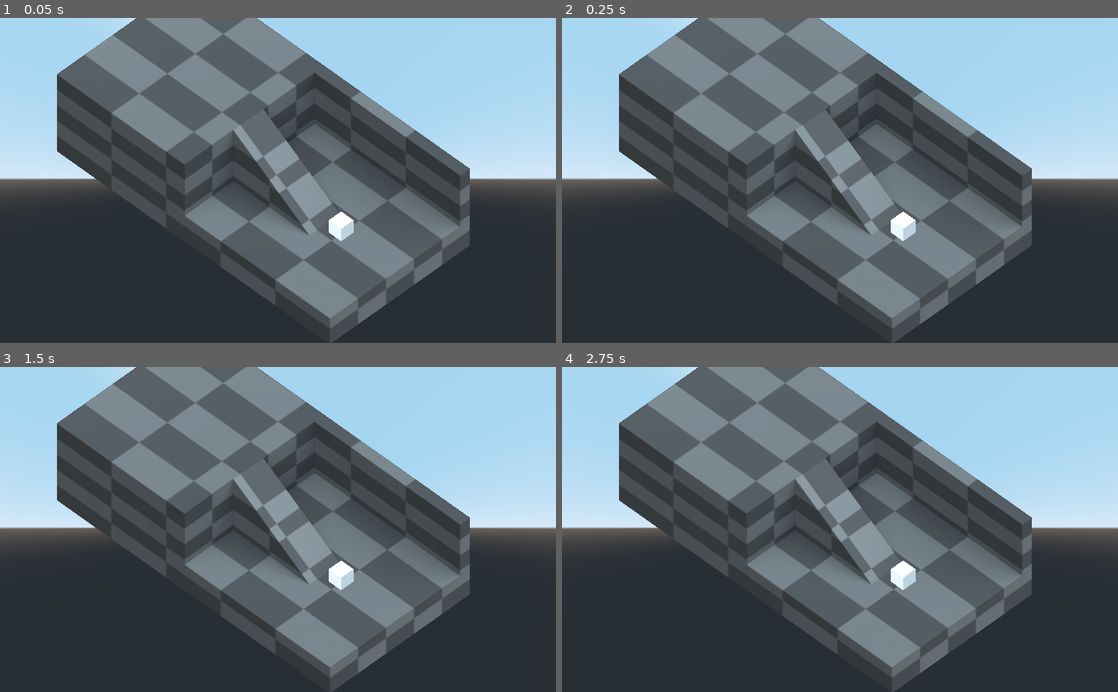
Above: before the commit, frames 1-4 (two rows, left to right).
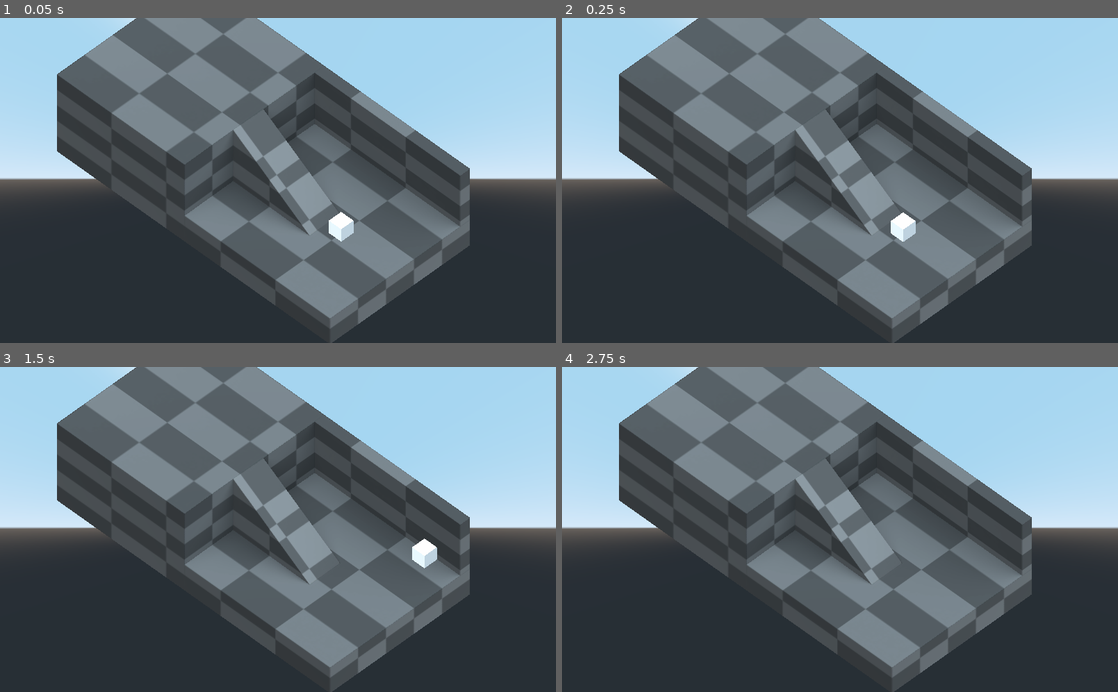
Above: after the commit, the same moments.

Repository: lu-chie/CrimsonBubbles
Game: Godot game, scene res://Cenas/Cena-Teste.tscn
Same seed, same stepped clock (60 frames per second), same inputs: the game is played once before the commit and once after it.
Inputs:
- Up to frame 1 (0.05 s): no input
- Up to frame 2 (0.25 s): no input
- Up to frame 3 (1.5 s): tap Enter at 0.5 s; hold Right (ui_right) 0.53-1.28 s; hold Down (ui_down) from 1.28 s (still down)
- Up to frame 4 (2.75 s): release Down (ui_down) at 2.03 s; hold Right (ui_right) from 2.03 s (still down)

The runs differ from the first frame. In frame 1, less than 0.1% of the frame differs, in the area x 59-64%, y 59-69%; in frame 2, less than 0.1%; in frame 3, 0.6%, in the area x 59-79%, y 52-69%; in frame 4, 0.3%.

Commit message:
movimentação

Diff:
--- a/GodotProject/Cenas/Cena-Teste.tscn
+++ b/GodotProject/Cenas/Cena-Teste.tscn
@@ -1,6 +1,7 @@
-[gd_scene load_steps=7 format=2]
+[gd_scene load_steps=8 format=2]
 
 [ext_resource path="res://Assets/cenario-teste.obj" type="ArrayMesh" id=1]
+[ext_resource path="res://Cenas/PlayerCharacter.gd" type="Script" id=2]
 [ext_resource path="res://Assets/checker-texture.png" type="Texture" id=3]
 
 [sub_resource type="SpatialMaterial" id=3]
@@ -38,6 +39,7 @@
 
 [node name="PlayerCharacter" type="KinematicBody" parent="."]
 transform = Transform( 1, 0, 0, 0, 1, 0, 0, 0, 1, 0.0575074, 0.315101, 0.866329 )
+script = ExtResource( 2 )
 
 [node name="MeshInstance" type="MeshInstance" parent="PlayerCharacter"]
 transform = Transform( 0.242016, 0, 0, 0, 0.242016, 0, 0, 0, 0.242016, 0, 0, 0 )
--- /dev/null
+++ b/GodotProject/Cenas/PlayerCharacter.gd
@@ -0,0 +1,38 @@
+extends KinematicBody
+
+# Velocidade do personagem
+export var speed: float = 5.0
+# Gravidade
+export var gravity: float = -9.8
+# Vetor de movimento
+var velocity: Vector3 = Vector3.ZERO
+
+func _ready():
+	pass
+
+func _physics_process(delta: float):
+	# Captura a direção de entrada do jogador
+	var input_direction = Vector3.ZERO
+
+	if Input.is_action_pressed("ui_up"):  # Seta para cima
+		input_direction.z -= 1
+	if Input.is_action_pressed("ui_down"):  # Seta para baixo
+		input_direction.z += 1
+	if Input.is_action_pressed("ui_left"):  # Seta para a esquerda
+		input_direction.x -= 1
+	if Input.is_action_pressed("ui_right"):  # Seta para a direita
+		input_direction.x += 1
+
+	# Normaliza o vetor de entrada para evitar velocidades inconsistentes
+	if input_direction != Vector3.ZERO:
+		input_direction = input_direction.normalized()
+
+	# Define a velocidade horizontal (X e Z)
+	velocity.x = input_direction.x * speed
+	velocity.z = input_direction.z * speed
+
+	# Aplica a gravidade no eixo Y
+	velocity.y += gravity * delta
+
+	# Move o personagem usando move_and_slide
+	velocity = move_and_slide(velocity, Vector3.UP)
--- a/GodotProject/project.godot
+++ b/GodotProject/project.godot
@@ -18,6 +18,27 @@
 
 common/drop_mouse_on_gui_input_disabled=true
 
+[input]
+
+ui_left={
+"deadzone": 0.5,
+"events": [ Object(InputEventKey,"resource_local_to_scene":false,"resource_name":"","device":0,"alt":false,"shift":false,"control":false,"meta":false,"command":false,"pressed":false,"scancode":16777231,"physical_scancode":0,"unicode":0,"echo":false,"script":null)
+, Object(InputEventJoypadButton,"resource_local_to_scene":false,"resource_name":"","device":0,"button_index":14,"pressure":0.0,"pressed":false,"script":null)
+ ]
+}
+ui_right={
+"deadzone": 0.5,
+"events": [ Object(InputEventKey,"resource_local_to_scene":false,"resource_name":"","device":0,"alt":false,"shift":false,"control":false,"meta":false,"command":false,"pressed":false,"scancode":16777233,"physical_scancode":0,"unicode":0,"echo":false,"script":null)
+, Object(InputEventJoypadButton,"resource_local_to_scene":false,"resource_name":"","device":0,"button_index":15,"pressure":0.0,"pressed":false,"script":null)
+ ]
+}
+ui_up={
+"deadzone": 0.5,
+"events": [ Object(InputEventKey,"resource_local_to_scene":false,"resource_name":"","device":0,"alt":false,"shift":false,"control":false,"meta":false,"command":false,"pressed":false,"scancode":16777232,"physical_scancode":0,"unicode":0,"echo":false,"script":null)
+, Object(InputEventJoypadButton,"resource_local_to_scene":false,"resource_name":"","device":0,"button_index":12,"pressure":0.0,"pressed":false,"script":null)
+ ]
+}
+
 [physics]
 
 common/enable_pause_aware_picking=true
